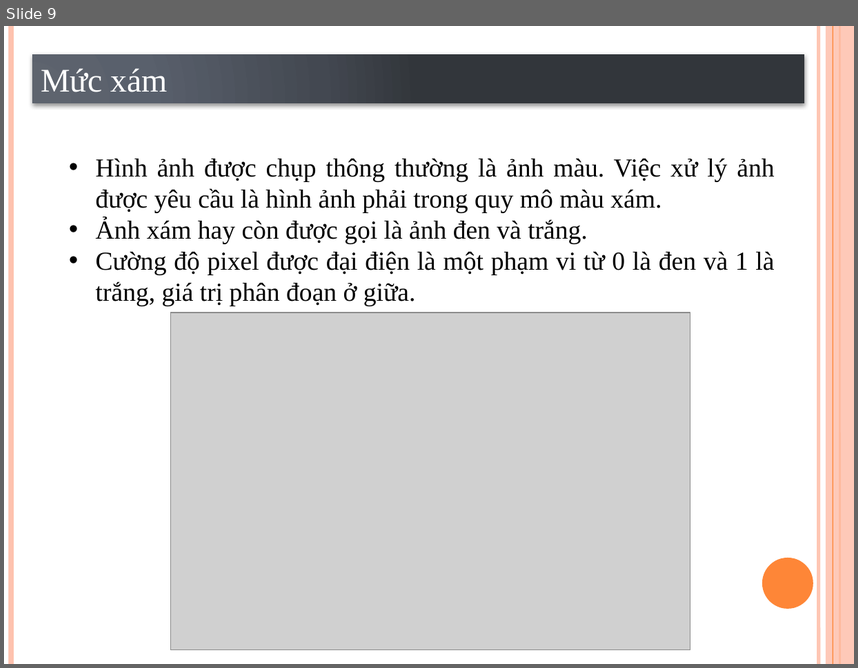
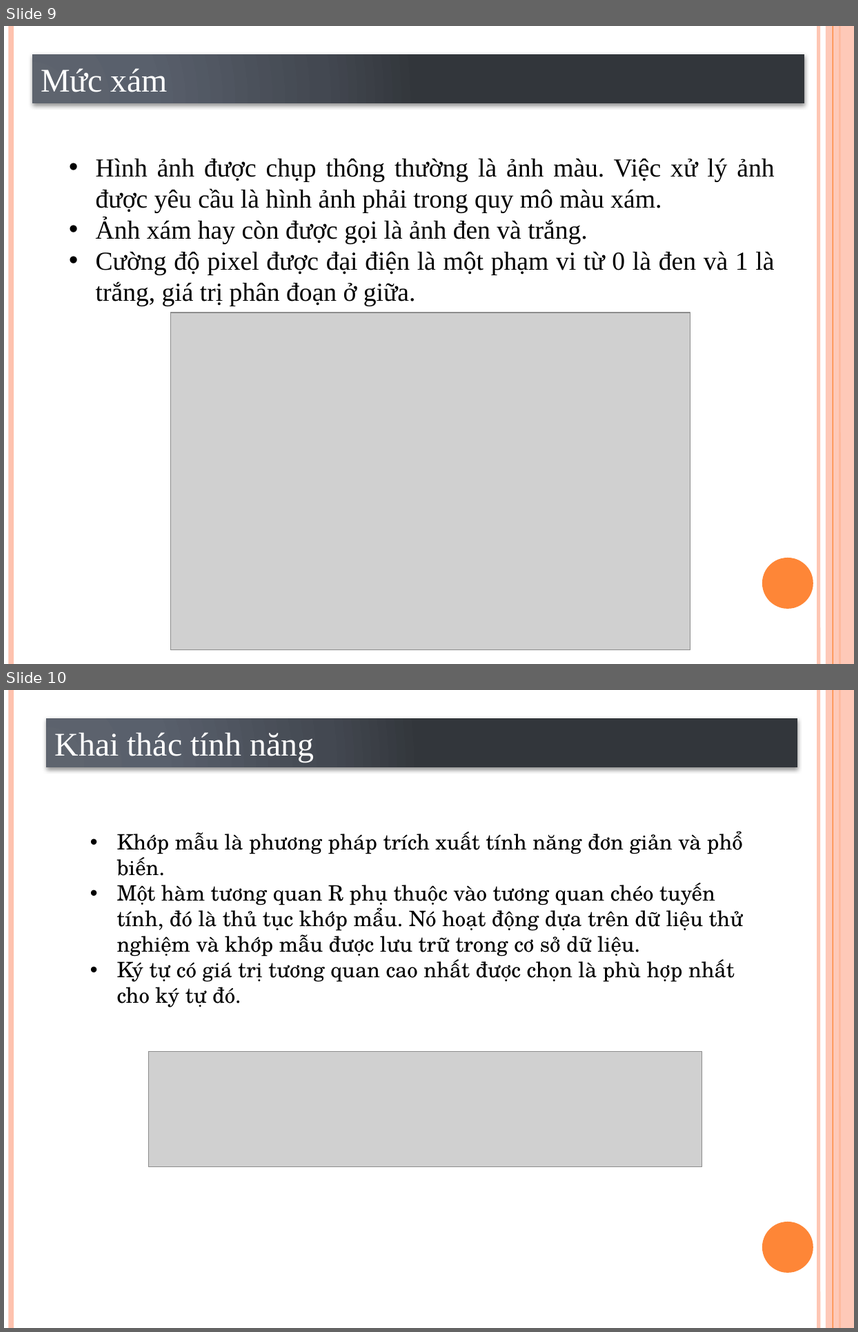
Before and after one commit to VoLeKhanhDuy/Xu_Ly_Anh, a slide deck: Optical character recognition using template matching.pptx. Shown one above the other, each under a label of ours: slide 9 before the commit, slides 9 and 10 after it. The pictures are 858x668 and 858x1332 pixels, drawn with LibreOffice and Linux fonts; fonts in the diff are those of the drawing; grey boxes stand for pictures. Boxes give left, top, right and bottom in pixels: in the first picture for what was removed or moved away, otherwise in the second. Text is boxed around its words. In the diff, an @@ line names an element or a change of style, - is before the commit and + after.

```diff
--- a/Optical character recognition using template matching.pptx
+++ b/Optical character recognition using template matching.pptx
@@ slide 10 added at [4,690,854,1328], background #FFFFFF; not listed: 6 template elements that a slide beside it also shows @@
@@ rectangle added at [47,718,797,767], fill gradient #5E656F to #5B616B to #444951 to #32363C, 28 pt, text #FFFFFF @@
+Khai thác tính năng
@@ text added at [117,831,743,1007], 18 pt, text #000000 @@
+• Khớp mẫu là phương pháp trích xuất tính năng đơn giản và phổ biến.
+• Một hàm tương quan R phụ thuộc vào tương quan chéo tuyến tính, đó là thủ tục khớp mẩu. Nó hoạt động dựa trên dữ liệu thử nghiệm và khớp mẫu được lưu trữ trong cơ sở dữ liệu.
+• Ký tự có giá trị tương quan cao nhất được chọn là phù hợp nhất cho ký tự đó.
@@ picture added at [148,1052,702,1166] @@
```
Also in this commit, not shown: 5 other slides added.
